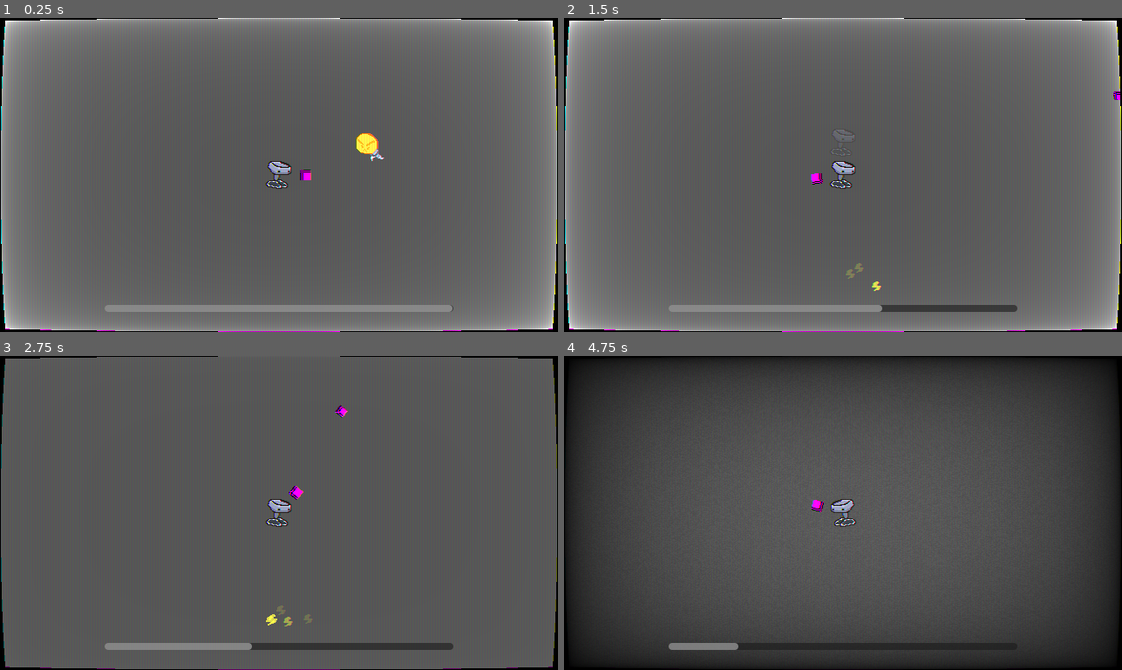
Above: before the commit, frames 1-4 (two rows, left to right).
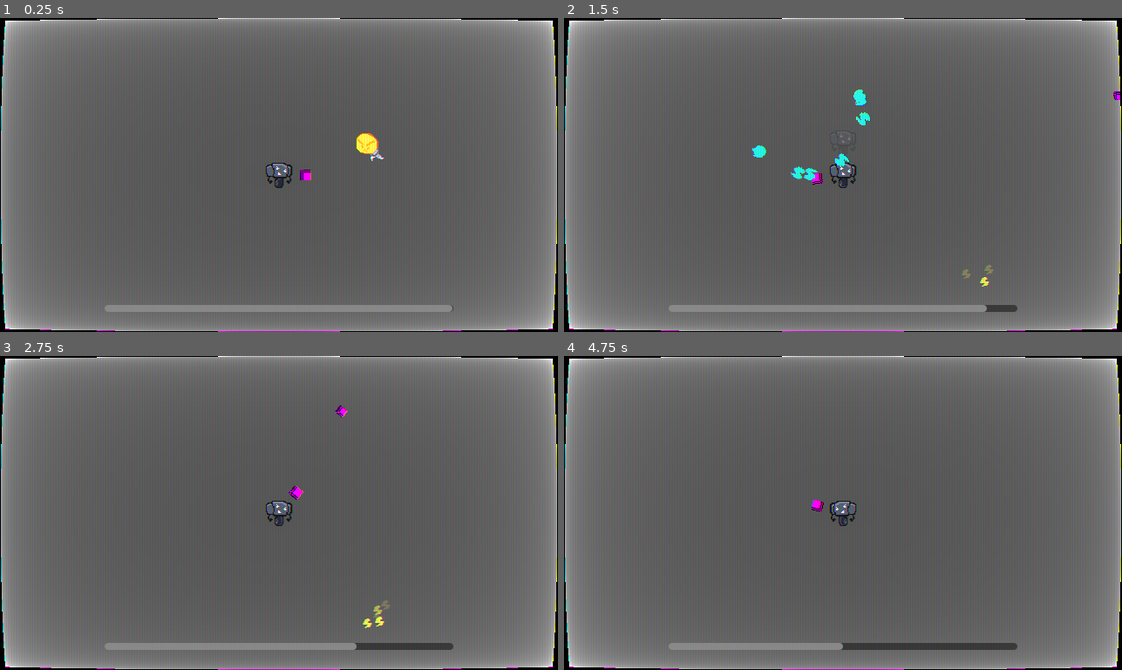
Above: after the commit, the same moments.

Repository: kinghos/GMTK-Game-Jam-2026
Game: Godot game, scene res://scenes/level/level.tscn
The game is run twice, just before and just after one commit, with the same random seed, the same clock (stepped at 60 frames per second) and the same inputs.
Inputs (mouse positions are in pixels of both pictures, inside the frame that each line leads up to):
- Up to frame 1 (0.25 s): no input
- Up to frame 2 (1.5 s): move the mouse to (965, 159) at 0.52 s; press the mouse at (965, 159) at 0.53 s; hold D (Right) 0.53-1.28 s; move the mouse to (731, 190) at 1.27 s; release the mouse at (731, 190) at 1.28 s; hold S (Down) from 1.28 s (still down); tap Shift (Sprint) at 1.35 s
- Up to frame 3 (2.75 s): tap Enter at 2 s; move the mouse to (334, 443) at 2.02 s; release S (Down) at 2.03 s; press the mouse at (334, 443) at 2.03 s; hold D (Right) from 2.03 s (still down)
- Up to frame 4 (4.75 s): move the mouse to (815, 575) at 2.77 s; release D (Right) at 2.78 s; release the mouse at (815, 575) at 2.78 s; hold W (Up) 2.78-3.53 s; tap Shift (Sprint) at 2.85, 4.35 s; tap Space at 3.5 s; move the mouse to (1010, 560) at 3.52 s; press the mouse at (1010, 560) at 3.53 s; hold A (Left) from 3.53 s (still down); move the mouse to (675, 465) at 4.27 s; release the mouse at (675, 465) at 4.28 s

The runs differ from the first frame. In frame 1, 0.3% of the frame differs, in the area x 47-53%, y 45-55%; in frame 2, 1.4%; in frame 3, 19%; in frame 4, 54%, in the area x 0-100%, y 0-100%.

Commit message:
font, hud, player changes

Diff:
--- a/scenes/enemies/lightbomb.gd
+++ b/scenes/enemies/lightbomb.gd
@@ -8,10 +8,11 @@
 
 
 func _on_explosion_area_body_entered(body: Node2D) -> void:
-	if body is Player:
+	if body is Player and not dead:
 		explosion_sprite.show()
 		explosion_sprite.play("kaboom")
 		asp.play()
+		sprite_2d.hide()
 		body.use_charge(damage)
 		$CollisionShape2D.set_deferred("disabled", true)
 		await explosion_sprite.animation_finished
--- a/scenes/hud/hud.tscn
+++ b/scenes/hud/hud.tscn
@@ -1,7 +1,8 @@
 [gd_scene format=3 uid="uid://dmlqu105ltwt4"]
 
 [ext_resource type="Script" uid="uid://cwrjmiycyral0" path="res://scenes/hud/charge_bar.gd" id="1_48c2t"]
-[ext_resource type="Shader" uid="uid://cnqaas4qrnorc" path="res://assets/shaders/crt.gdshader" id="1_cgeww"]
+[ext_resource type="FontFile" uid="uid://d0l0a1tva8g5b" path="res://assets/vertopal.com_GUNV2BM.ttf" id="1_c45xl"]
+[ext_resource type="Shader" uid="uid://cqhx0vrhkfegb" path="res://assets/shaders/crt.gdshader" id="1_cgeww"]
 
 [sub_resource type="ShaderMaterial" id="ShaderMaterial_c45xl"]
 shader = ExtResource("1_cgeww")
@@ -24,6 +25,116 @@
 
 [sub_resource type="ImageTexture" id="ImageTexture_d2rsb"]
 
+[sub_resource type="Animation" id="Animation_0bx4p"]
+length = 0.001
+tracks/0/type = "value"
+tracks/0/imported = false
+tracks/0/enabled = true
+tracks/0/path = NodePath("Control/PowerupScreen:size")
+tracks/0/interp = 1
+tracks/0/loop_wrap = true
+tracks/0/keys = {
+"times": PackedFloat32Array(0),
+"transitions": PackedFloat32Array(1),
+"update": 0,
+"values": [Vector2(640, 0)]
+}
+tracks/1/type = "value"
+tracks/1/imported = false
+tracks/1/enabled = true
+tracks/1/path = NodePath("Control/PowerupScreen/SelectLabel:modulate")
+tracks/1/interp = 1
+tracks/1/loop_wrap = true
+tracks/1/keys = {
+"times": PackedFloat32Array(0),
+"transitions": PackedFloat32Array(1),
+"update": 0,
+"values": [Color(1, 1, 1, 1)]
+}
+tracks/2/type = "value"
+tracks/2/imported = false
+tracks/2/enabled = true
+tracks/2/path = NodePath("Control/PowerupScreen/PowerupsMenu:modulate")
+tracks/2/interp = 1
+tracks/2/loop_wrap = true
+tracks/2/keys = {
+"times": PackedFloat32Array(0),
+"transitions": PackedFloat32Array(1),
+"update": 0,
+"values": [Color(1, 1, 1, 1)]
+}
+tracks/3/type = "value"
+tracks/3/imported = false
+tracks/3/enabled = true
+tracks/3/path = NodePath("Control/PowerupScreen:visible")
+tracks/3/interp = 1
+tracks/3/loop_wrap = true
+tracks/3/keys = {
+"times": PackedFloat32Array(0),
+"transitions": PackedFloat32Array(1),
+"update": 1,
+"values": [false]
+}
+
+[sub_resource type="Animation" id="Animation_mgtrf"]
+resource_name = "powerups"
+length = 1.2
+step = 0.1
+tracks/0/type = "value"
+tracks/0/imported = false
+tracks/0/enabled = true
+tracks/0/path = NodePath("Control/PowerupScreen:size")
+tracks/0/interp = 1
+tracks/0/loop_wrap = true
+tracks/0/keys = {
+"times": PackedFloat32Array(0, 0.6),
+"transitions": PackedFloat32Array(0.2871746, 2.3784158),
+"update": 0,
+"values": [Vector2(640, 0), Vector2(640, 360)]
+}
+tracks/1/type = "value"
+tracks/1/imported = false
+tracks/1/enabled = true
+tracks/1/path = NodePath("Control/PowerupScreen/SelectLabel:modulate")
+tracks/1/interp = 1
+tracks/1/loop_wrap = true
+tracks/1/keys = {
+"times": PackedFloat32Array(0.6, 0.8),
+"transitions": PackedFloat32Array(1, 1),
+"update": 0,
+"values": [Color(1, 1, 1, 0), Color(1, 1, 1, 1)]
+}
+tracks/2/type = "value"
+tracks/2/imported = false
+tracks/2/enabled = true
+tracks/2/path = NodePath("Control/PowerupScreen/PowerupsMenu:modulate")
+tracks/2/interp = 1
+tracks/2/loop_wrap = true
+tracks/2/keys = {
+"times": PackedFloat32Array(1, 1.2),
+"transitions": PackedFloat32Array(1, 1),
+"update": 0,
+"values": [Color(1, 1, 1, 0), Color(1, 1, 1, 1)]
+}
+tracks/3/type = "value"
+tracks/3/imported = false
+tracks/3/enabled = true
+tracks/3/path = NodePath("Control/PowerupScreen:visible")
+tracks/3/interp = 1
+tracks/3/loop_wrap = true
+tracks/3/keys = {
+"times": PackedFloat32Array(0),
+"transitions": PackedFloat32Array(1),
+"update": 1,
+"values": [true]
+}
+
+[sub_resource type="AnimationLibrary" id="AnimationLibrary_v7mo4"]
+_data = {
+&"RESET": SubResource("Animation_0bx4p"),
+&"powerups": SubResource("Animation_mgtrf")
+}
+
 [node name="HUD" type="CanvasLayer" unique_id=350223319]
 
 [node name="Control" type="Control" parent="." unique_id=382430714]
@@ -33,6 +144,145 @@
 anchor_bottom = 1.0
 grow_horizontal = 2
 grow_vertical = 2
+
+[node name="PowerupScreen" type="ColorRect" parent="Control" unique_id=1762341908]
+visible = false
+layout_mode = 1
+anchors_preset = 10
+anchor_right = 1.0
+grow_horizontal = 2
+color = Color(0.3403393, 0.34033933, 0.3403393, 1)
+
+[node name="SelectLabel" type="Label" parent="Control/PowerupScreen" unique_id=1080693099]
+layout_mode = 1
+anchors_preset = 5
+anchor_left = 0.5
+anchor_right = 0.5
+offset_left = -129.0
+offset_top = 19.0
+offset_right = 129.0
+offset_bottom = 56.0
+grow_horizontal = 2
+theme_override_fonts/font = ExtResource("1_c45xl")
+theme_override_font_sizes/font_size = 25
+text = "SELECT A POWERUP"
+
+[node name="PowerupsMenu" type="VBoxContainer" parent="Control/PowerupScreen" unique_id=1439906686]
+layout_mode = 1
+anchors_preset = 8
+anchor_left = 0.5
+anchor_top = 0.5
+anchor_right = 0.5
+anchor_bottom = 0.5
+offset_left = -164.80002
+offset_top = -108.0
+offset_right = 164.80002
+offset_bottom = 108.0
+grow_horizontal = 2
+grow_vertical = 2
+
+[node name="Options" type="HBoxContainer" parent="Control/PowerupScreen/PowerupsMenu" unique_id=49812511]
+layout_mode = 2
+size_flags_vertical = 3
+
+[node name="Option1" type="Button" parent="Control/PowerupScreen/PowerupsMenu/Options" unique_id=1960263742]
+layout_mode = 2
+size_flags_horizontal = 3
+theme_override_fonts/font = ExtResource("1_c45xl")
+text = "opt 1"
+icon_alignment = 1
+vertical_icon_alignment = 0
+expand_icon = true
+metadata/powerup_type = 0
+
+[node name="Option2" type="Button" parent="Control/PowerupScreen/PowerupsMenu/Options" unique_id=978272596]
+layout_mode = 2
+size_flags_horizontal = 3
+theme_override_fonts/font = ExtResource("1_c45xl")
+text = "opt 2"
+icon_alignment = 1
+vertical_icon_alignment = 0
+expand_icon = true
+metadata/powerup_type = 0
+
+[node name="Option3" type="Button" parent="Control/PowerupScreen/PowerupsMenu/Options" unique_id=1609111966]
+layout_mode = 2
+size_flags_horizontal = 3
+theme_override_fonts/font = ExtResource("1_c45xl")
+text = "opt 3"
+icon_alignment = 1
+vertical_icon_alignment = 0
+expand_icon = true
+metadata/powerup_type = 0
+
+[node name="Descriptions" type="HBoxContainer" parent="Control/PowerupScreen/PowerupsMenu" unique_id=1852832032]
+layout_mode = 2
+
+[node name="Option1" type="Button" parent="Control/PowerupScreen/PowerupsMenu/Descriptions" unique_id=552898103]
+layout_mode = 2
+size_flags_horizontal = 3
+theme_override_colors/font_disabled_color = Color(0.87451, 0.87451, 0.87451, 1)
+theme_override_fonts/font = ExtResource("1_c45xl")
+theme_override_font_sizes/font_size = 18
+disabled = true
+text = "Text"
+autowrap_mode = 3
+metadata/powerup_type = 0
+
+[node name="Option2" type="Button" parent="Control/PowerupScreen/PowerupsMenu/Descriptions" unique_id=796304181]
+layout_mode = 2
+size_flags_horizontal = 3
+theme_override_colors/font_disabled_color = Color(0.87451, 0.87451, 0.87451, 1)
+theme_override_fonts/font = ExtResource("1_c45xl")
+theme_override_font_sizes/font_size = 18
+disabled = true
+text = "Text"
+autowrap_mode = 3
+metadata/powerup_type = 0
+
+[node name="Option3" type="Button" parent="Control/PowerupScreen/PowerupsMenu/Descriptions" unique_id=1059767735]
+layout_mode = 2
+size_flags_horizontal = 3
+theme_override_colors/font_disabled_color = Color(0.87451, 0.87451, 0.87451, 1)
+theme_override_fonts/font = ExtResource("1_c45xl")
+theme_override_font_sizes/font_size = 18
+disabled = true
+text = "Text"
+autowrap_mode = 3
+metadata/powerup_type = 0
+
+[node name="ValueChanges" type="HBoxContainer" parent="Control/PowerupScreen/PowerupsMenu" unique_id=1883428354]
+layout_mode = 2
+
+[node name="Option1" type="Button" parent="Control/PowerupScreen/PowerupsMenu/ValueChanges" unique_id=493254458]
+layout_mode = 2
+size_flags_horizontal = 3
+theme_override_colors/font_disabled_color = Color(0.87451, 0.87451, 0.87451, 1)
+theme_override_fonts/font = ExtResource("1_c45xl")
+theme_override_font_sizes/font_size = 22
+disabled = true
+text = "X -> X"
+metadata/powerup_type = 0
+
+[node name="Option2" type="Button" parent="Control/PowerupScreen/PowerupsMenu/ValueChanges" unique_id=2011251995]
+layout_mode = 2
+size_flags_horizontal = 3
+theme_override_colors/font_disabled_color = Color(0.87451, 0.87451, 0.87451, 1)
+theme_override_fonts/font = ExtResource("1_c45xl")
+theme_override_font_sizes/font_size = 22
+disabled = true
+text = "X -> X"
+metadata/powerup_type = 0
+
+[node name="Option3" type="Button" parent="Control/PowerupScreen/PowerupsMenu/ValueChanges" unique_id=1299695550]
+layout_mode = 2
+size_flags_horizontal = 3
+theme_override_colors/font_disabled_color = Color(0.87451, 0.87451, 0.87451, 1)
+theme_override_fonts/font = ExtResource("1_c45xl")
+theme_override_font_sizes/font_size = 22
+disabled = true
+text = "X -> X"
+metadata/powerup_type = 0
 
 [node name="ShaderBuffer" type="ColorRect" parent="Control" unique_id=1055399532]
 material = SubResource("ShaderMaterial_c45xl")
@@ -61,3 +311,6 @@
 editable = false
 scrollable = false
 script = ExtResource("1_48c2t")
+
+[node name="AnimationPlayer" type="AnimationPlayer" parent="." unique_id=150032251]
+libraries/ = SubResource("AnimationLibrary_v7mo4")
--- a/scenes/player/player.gd
+++ b/scenes/player/player.gd
@@ -13,7 +13,7 @@
 const MAX_CHARGE = 100
 
 @onready var gun: Sprite2D = $Gun
-@onready var sprite_2d: Sprite2D = $Sprite2D
+@onready var sprite_2d: AnimatedSprite2D = $Sprite2D
 
 
 var charge = MAX_CHARGE
@@ -72,7 +72,8 @@
 
 func spawn_sprint_trail_image():
 	var ghost = Sprite2D.new()
-	ghost.texture = sprite_2d.texture
+	var cur_texture = sprite_2d.sprite_frames.get_frame_texture("run", sprite_2d.frame)
+	ghost.texture = cur_texture
 	ghost.global_position = global_position
 	ghost.rotation = sprite_2d.rotation
 	ghost.scale = sprite_2d.scale
--- a/scenes/player/player.tscn
+++ b/scenes/player/player.tscn
@@ -6,6 +6,42 @@
 
 [sub_resource type="RectangleShape2D" id="RectangleShape2D_dqkch"]
 size = Vector2(31, 32)
+
+[sub_resource type="AtlasTexture" id="AtlasTexture_gmlin"]
+atlas = ExtResource("2_gmlin")
+region = Rect2(0, 0, 32, 32)
+
+[sub_resource type="AtlasTexture" id="AtlasTexture_lvxji"]
+atlas = ExtResource("2_gmlin")
+region = Rect2(32, 0, 32, 32)
+
+[sub_resource type="AtlasTexture" id="AtlasTexture_p47bc"]
+atlas = ExtResource("2_gmlin")
+region = Rect2(64, 0, 32, 32)
+
+[sub_resource type="AtlasTexture" id="AtlasTexture_75vfm"]
+atlas = ExtResource("2_gmlin")
+region = Rect2(96, 0, 32, 32)
+
+[sub_resource type="SpriteFrames" id="SpriteFrames_k5ghg"]
+animations = [{
+"frames": [{
+"duration": 1.0,
+"texture": SubResource("AtlasTexture_gmlin")
+}, {
+"duration": 1.0,
+"texture": SubResource("AtlasTexture_lvxji")
+}, {
+"duration": 1.0,
+"texture": SubResource("AtlasTexture_p47bc")
+}, {
+"duration": 1.0,
+"texture": SubResource("AtlasTexture_75vfm")
+}],
+"loop": 1,
+"name": &"run",
+"speed": 12.0
+}]
 
 [sub_resource type="PlaceholderTexture2D" id="PlaceholderTexture2D_126ht"]
 size = Vector2(12, 12)
@@ -18,8 +54,11 @@
 position = Vector2(-0.5, 0)
 shape = SubResource("RectangleShape2D_dqkch")
 
-[node name="Sprite2D" type="Sprite2D" parent="." unique_id=204378358]
-texture = ExtResource("2_gmlin")
+[node name="Sprite2D" type="AnimatedSprite2D" parent="." unique_id=455988806]
+sprite_frames = SubResource("SpriteFrames_k5ghg")
+animation = &"run"
+autoplay = "run"
+frame_progress = 0.874952
 
 [node name="Gun" type="Sprite2D" parent="." unique_id=185035677]
 texture = SubResource("PlaceholderTexture2D_126ht")
Binary file changed: assets/sprites/player.png
Binary file added: assets/vertopal.com_GUNV2BM.ttf
Not shown, added: assets/vertopal.com_GUNV2BM.ttf.import
